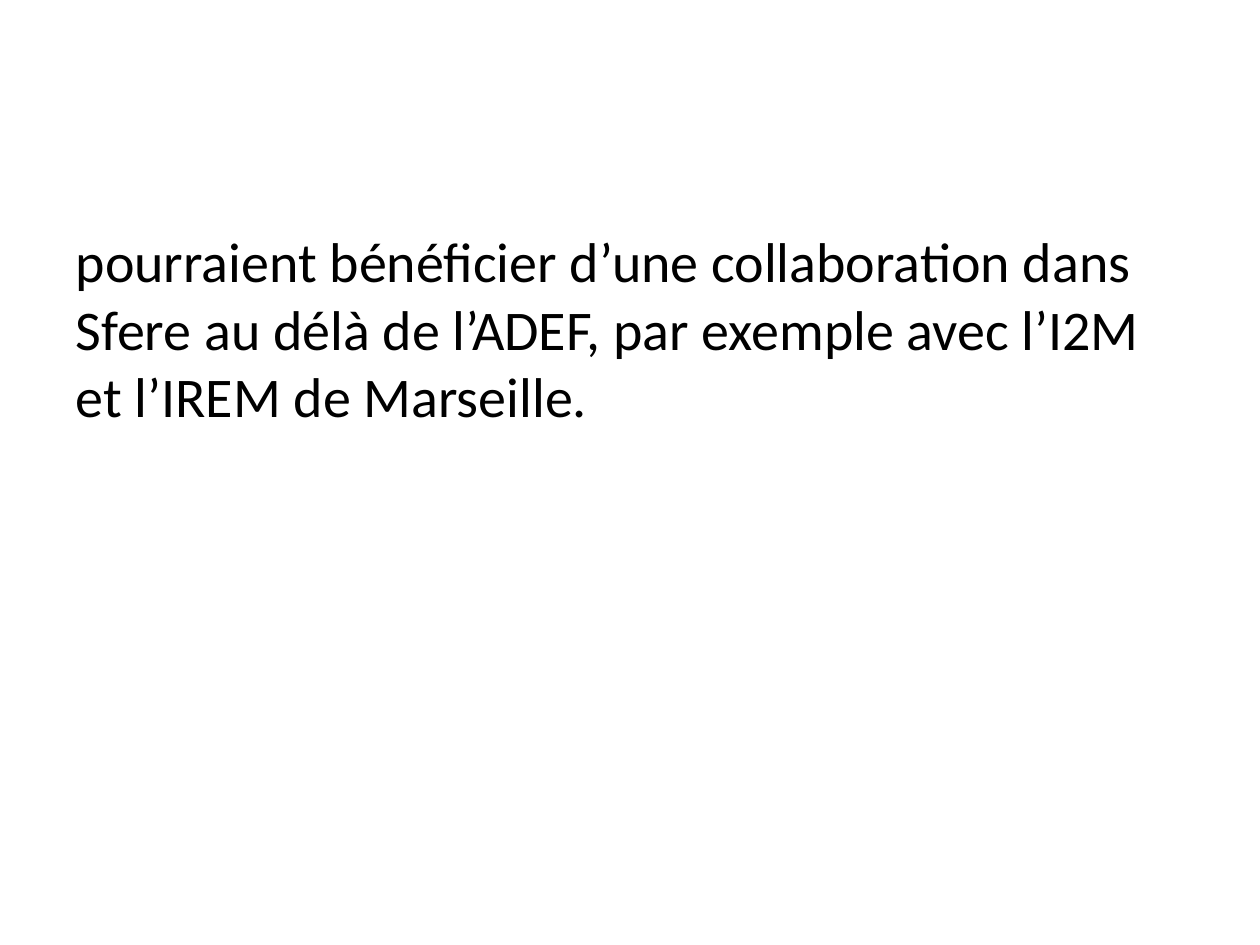
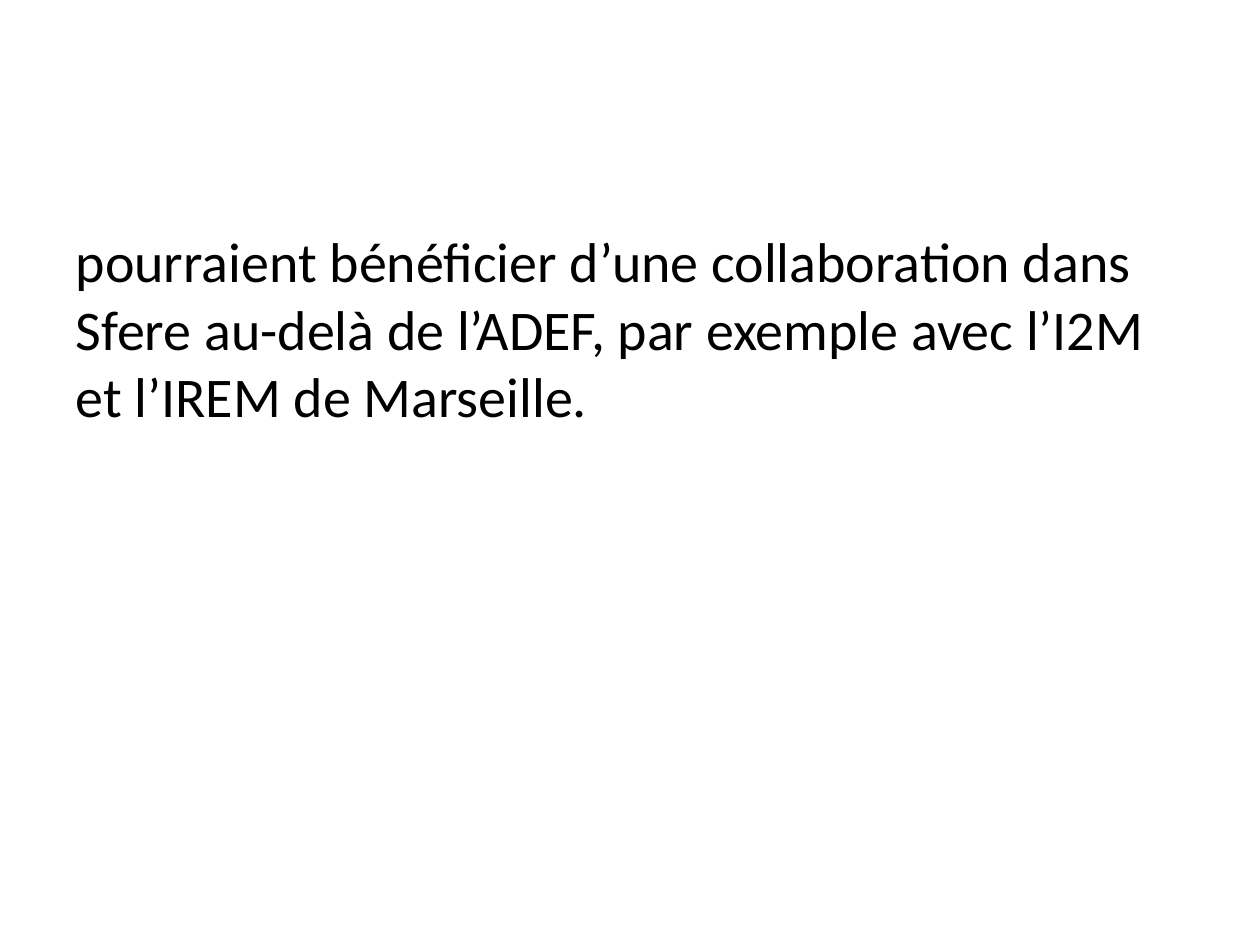
Before and after one commit to albamath/Marseille, a slide deck: slide 19 of 2020-06-01.pptx. Drawn at 1260x945 pixels with LibreOffice and Linux fonts; fonts in the diff are those of the drawing. Boxes give left, top, right and bottom in pixels: in the first picture for what was removed or moved away, otherwise in the second. Text is boxed around its words. In the diff, an @@ line names an element or a change of style, - is before the commit and + after.

```diff
--- a/2020-06-01.pptx
+++ b/2020-06-01.pptx
@@ text at [76,242,1143,418]: text changed @@
-pourraient bénéficier d’une collaboration dans Sfere au délà de l’ADEF, par exemple avec l’I2M et l’IREM de Marseille.
+pourraient bénéficier d’une collaboration dans Sfere au-delà de l’ADEF, par exemple avec l’I2M et l’IREM de Marseille.
```
Also in this commit, not shown: 2 other slides changed, 10 other files.
